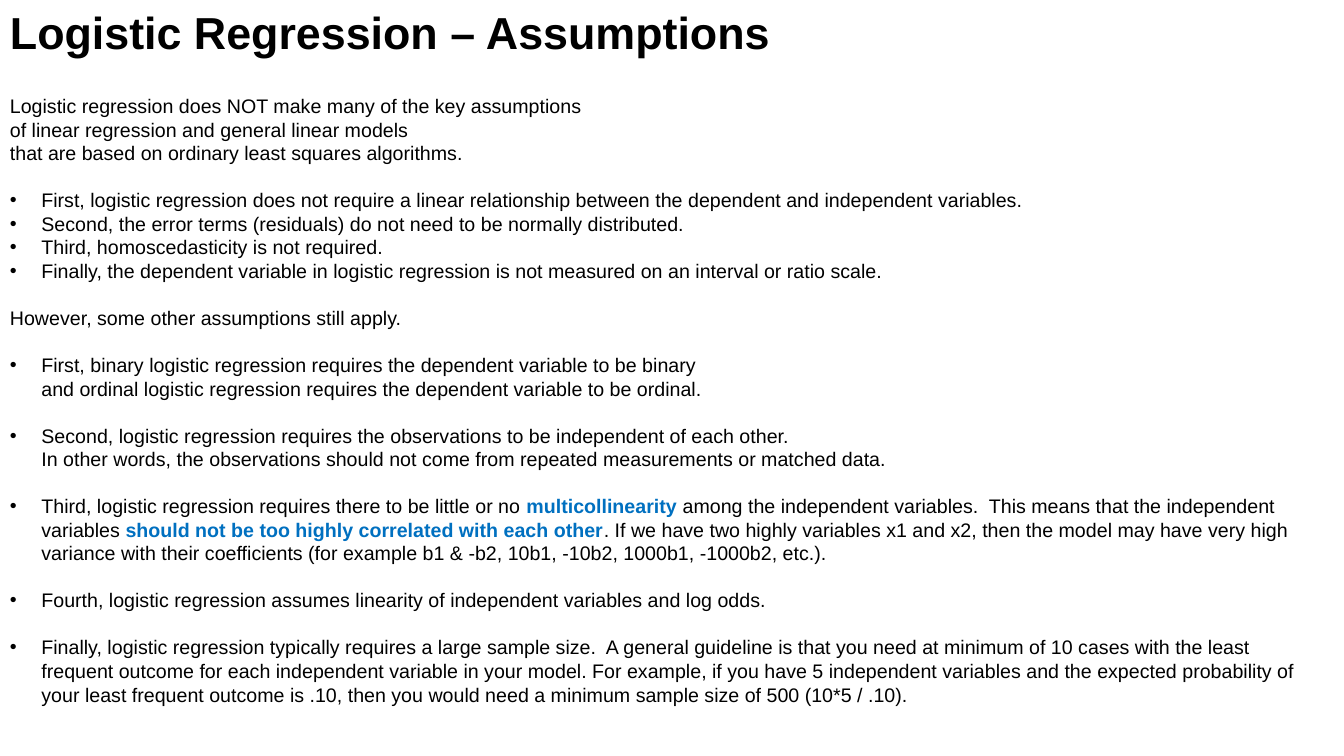
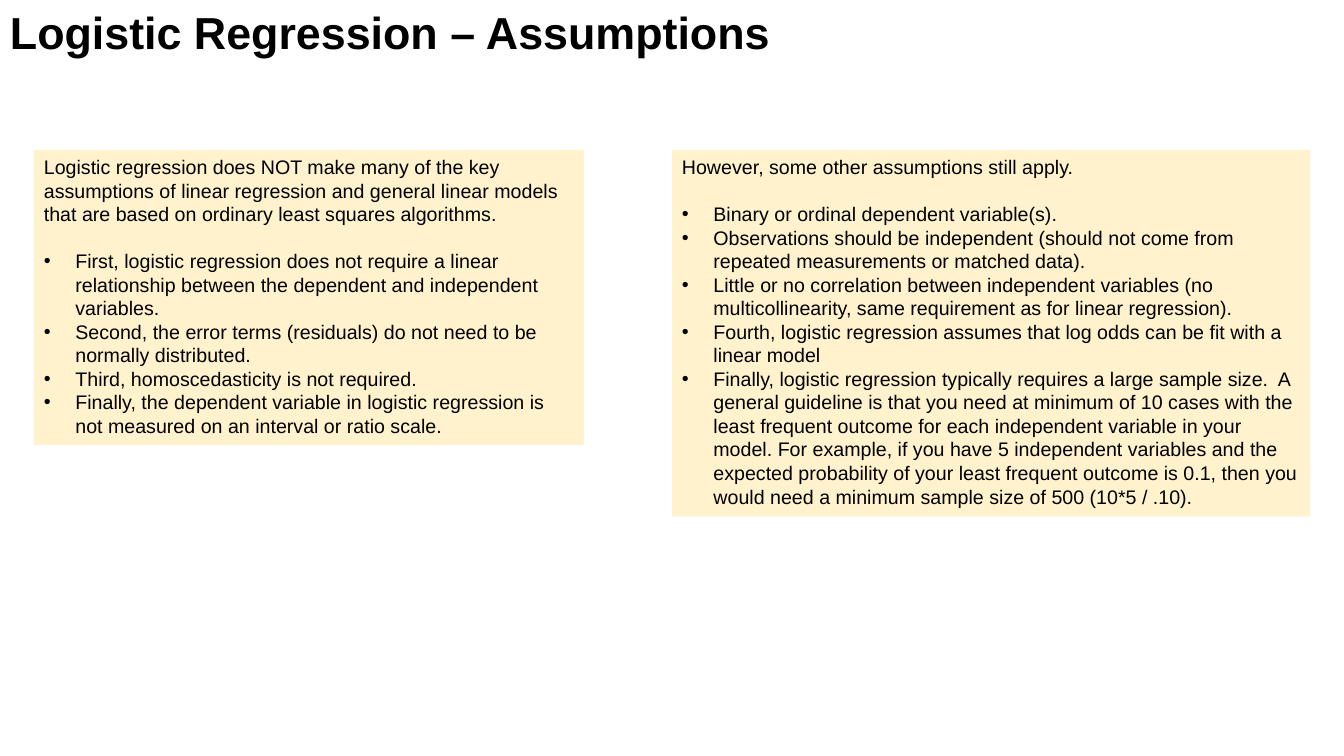
Before and after one commit to lselector/statistics, a slide deck: slide 5 of statistics_06_logistic_regression.pptx (slide 3 before the commit). Drawn at 1344x756 pixels with LibreOffice and Linux fonts; fonts in the diff are those of the drawing. Boxes give left, top, right and bottom in pixels: in the first picture for what was removed or moved away, otherwise in the second. Text is boxed around its words. In the diff, an @@ line names an element or a change of style, - is before the commit and + after.

Commit message:
update

```diff
--- a/statistics_06_logistic_regression.pptx
+++ b/statistics_06_logistic_regression.pptx
@@ text in rectangle at <box>10,98,1022,282</box>: paragraphs removed @@
-Logistic regression does NOT make many of the key assumptions
-of linear regression and general linear models
-that are based on ordinary least squares algorithms.
-• First, logistic regression does not require a linear relationship between the dependent and independent variables.
-• Second, the error terms (residuals) do not need to be normally distributed.
-• Third, homoscedasticity is not required.
-• Finally, the dependent variable in logistic regression is not measured on an interval or ratio scale.
@@ rectangle added at <box>34,150,585,446</box>, fill #FFF2CC, 14 pt, text #000000 @@
+Logistic regression does NOT make many of the key assumptions of linear regression and general linear models
+that are based on ordinary least squares algorithms.
+• First, logistic regression does not require a linear relationship between the dependent and independent variables.
+• Second, the error terms (residuals) do not need to be normally distributed.
+• Third, homoscedasticity is not required.
+• Finally, the dependent variable in logistic regression is not measured on an interval or ratio scale.
@@ rectangle "However, some other assumptions still ...": place and size @@
-rectangle "However, some other assumptions still ..." at <box>10,98,1293,706</box>
+rectangle "However, some other assumptions still ..." at <box>673,150,1311,517</box>
@@ rectangle "However, some other assumptions still ..." at <box>673,150,1311,517</box>: fill none to #FFF2CC @@
@@ text in rectangle at <box>713,206,1297,508</box>: text changed @@
-• First, binary logistic regression requires the dependent variable to be binary
-  and ordinal logistic regression requires the dependent variable to be ordinal.
-• Second, logistic regression requires the observations to be independent of each other.
-  In other words, the observations should not come from repeated measurements or matched data.
-• Third, logistic regression requires there to be little or no multicollinearity among the independent variables. This means that the independent variables should not be too highly correlated with each other. If we have two highly variables x1 and x2, then the model may have very high variance with their coefficients (for example b1 & -b2, 10b1, -10b2, 1000b1, -1000b2, etc.).
-• Fourth, logistic regression assumes linearity of independent variables and log odds.
-• Finally, logistic regression typically requires a large sample size. A general guideline is that you need at minimum of 10 cases with the least frequent outcome for each independent variable in your model. For example, if you have 5 independent variables and the expected probability of your least frequent outcome is .10, then you would need a minimum sample size of 500 (10*5 / .10).
+• Binary or ordinal dependent variable(s).
+• Observations should be independent (should not come from repeated measurements or matched data).
+• Little or no correlation between independent variables (no multicollinearity, same requirement as for linear regression).
+• Fourth, logistic regression assumes that log odds can be fit with a linear model
+• Finally, logistic regression typically requires a large sample size. A general guideline is that you need at minimum of 10 cases with the least frequent outcome for each independent variable in your model. For example, if you have 5 independent variables and the expected probability of your least frequent outcome is 0.1, then you would need a minimum sample size of 500 (10*5 / .10).
```
Also in this commit, not shown: 7 other slides changed, 1 slide added.
